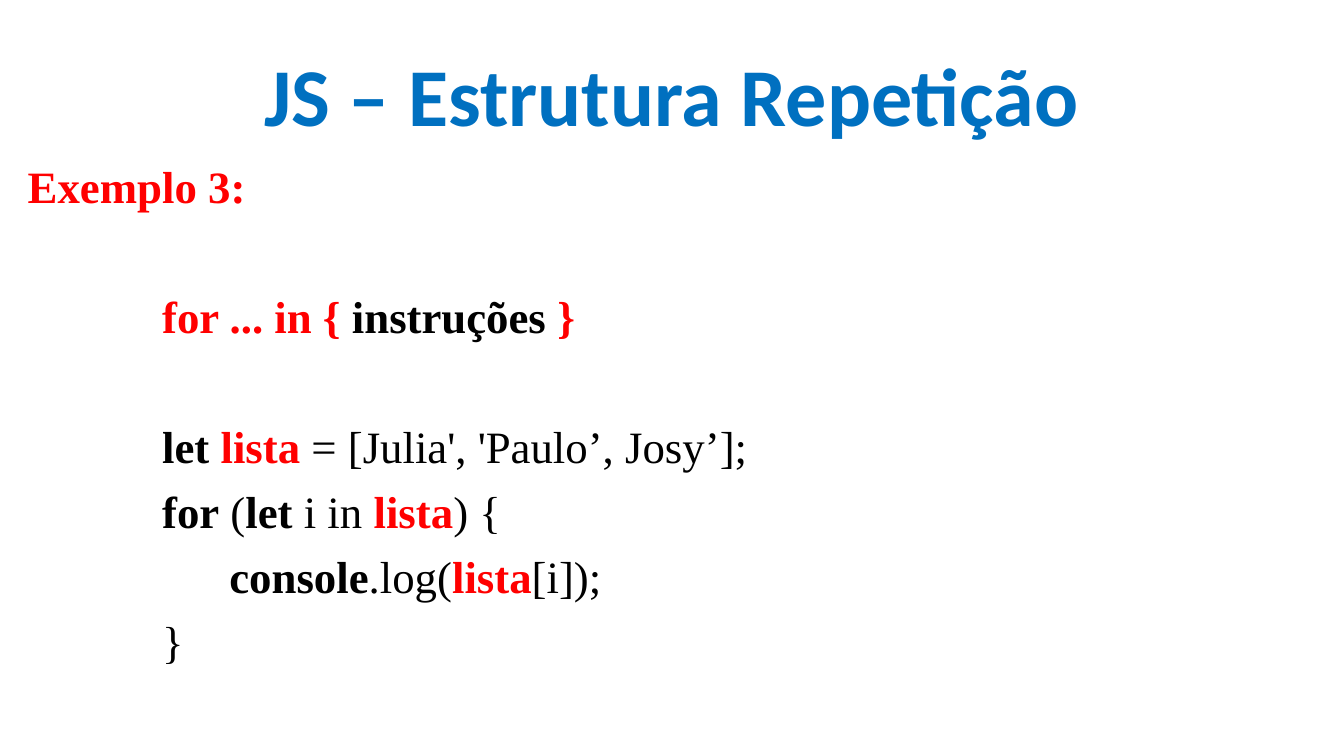
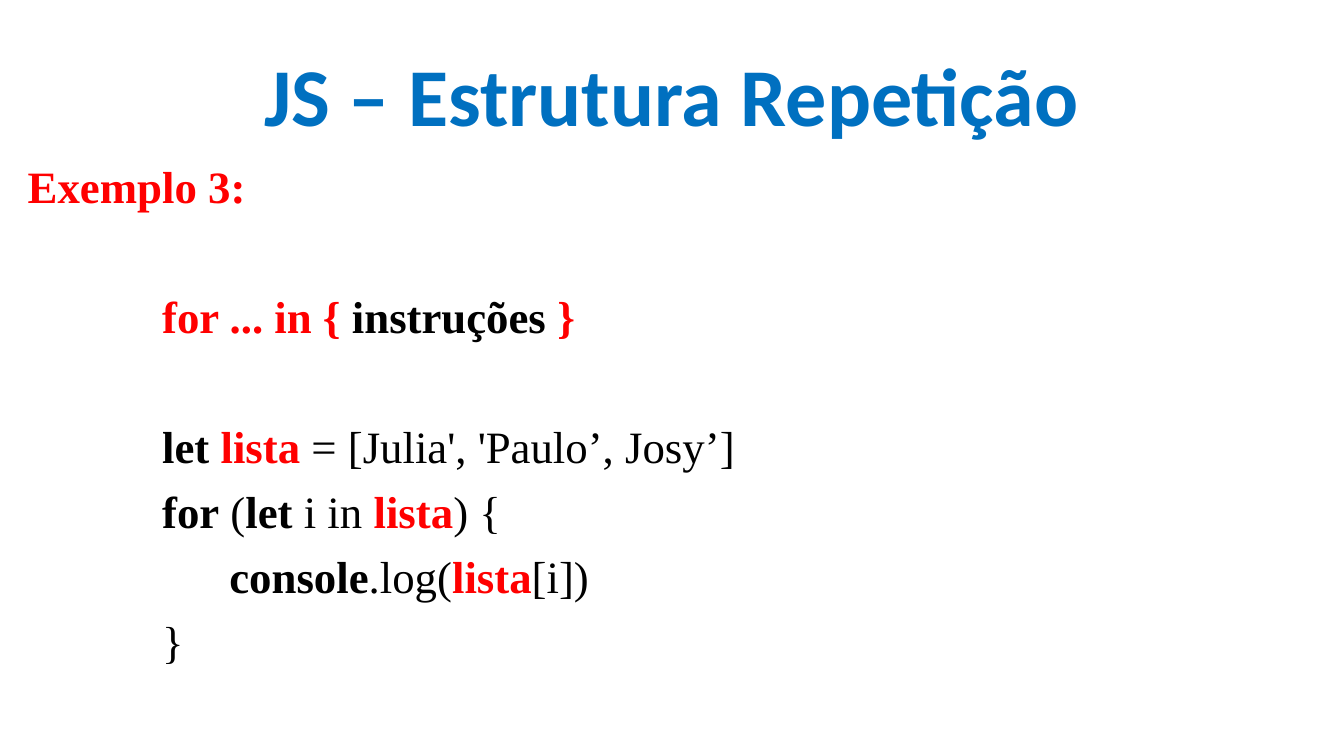
Before and after one commit to CloudEducationBrazil/WydenDesenvolvimentoWebPHP, a slide deck: slide 24 of 01 Classes/Aula 09 Desenvolvimento Web PHP - JS.pptx. Drawn at 1344x756 pixels with LibreOffice and Linux fonts; fonts in the diff are those of the drawing; background and template pictures are left out. Boxes give left, top, right and bottom in pixels: in the first picture for what was removed or moved away, otherwise in the second. Text is boxed around its words. In the diff, an @@ line names an element or a change of style, - is before the commit and + after.

```diff
--- a/01 Classes/Aula 09 Desenvolvimento Web PHP - JS.pptx
+++ b/01 Classes/Aula 09 Desenvolvimento Web PHP - JS.pptx
@@ text at (x1=162, y1=432, x2=735, y2=473): text changed @@
-let lista = [Julia', 'Paulo’, Josy’];
+let lista = [Julia', 'Paulo’, Josy’]
@@ text at (x1=229, y1=562, x2=589, y2=603): text changed @@
-console.log(lista[i]);
+console.log(lista[i])
```
Also in this commit, not shown: 4 other slides changed.
